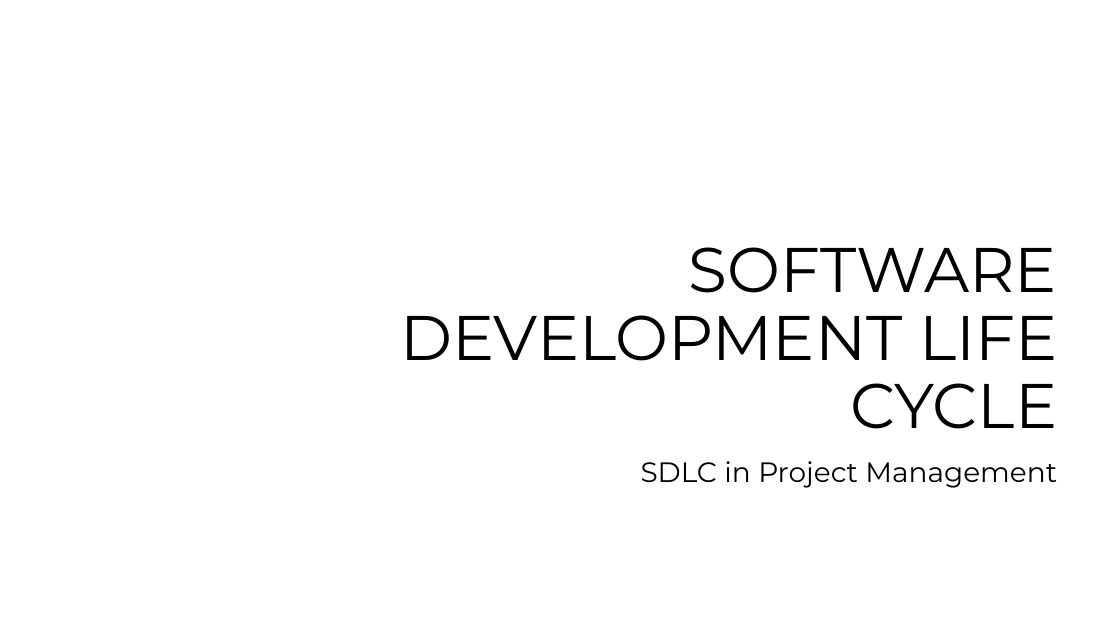
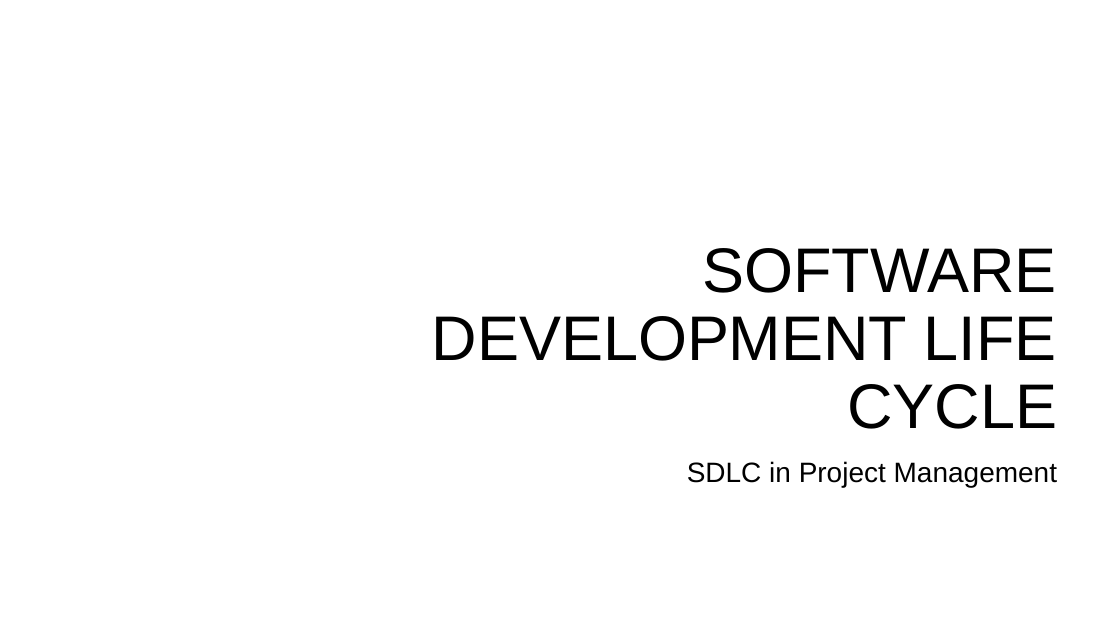
Before and after one commit to dinoDuvnjak/CTK, a slide deck: slide 1 of SHIFT4IT/SDLC/SDLC.pptx. Drawn at 1120x630 pixels with LibreOffice and Linux fonts; fonts in the diff are those of the drawing; background and template pictures are left out. Boxes give left, top, right and bottom in pixels: in the first picture for what was removed or moved away, otherwise in the second. Text is boxed around its words. In the diff, an @@ line names an element or a change of style, - is before the commit and + after.

```diff
--- a/SHIFT4IT/SDLC/SDLC.pptx
+++ b/SHIFT4IT/SDLC/SDLC.pptx
@@ title "SOFTWARE DEVELOPMENT LIFE CYCLE" at bbox=[432, 248, 1057, 429]: font Montserrat to Arial @@
@@ subtitle "SDLC in Project Management" at bbox=[687, 461, 1057, 488]: font Montserrat to Arial @@
```
Also in this commit, not shown: 9 other slides changed, 5 slides added, 2 other files.
